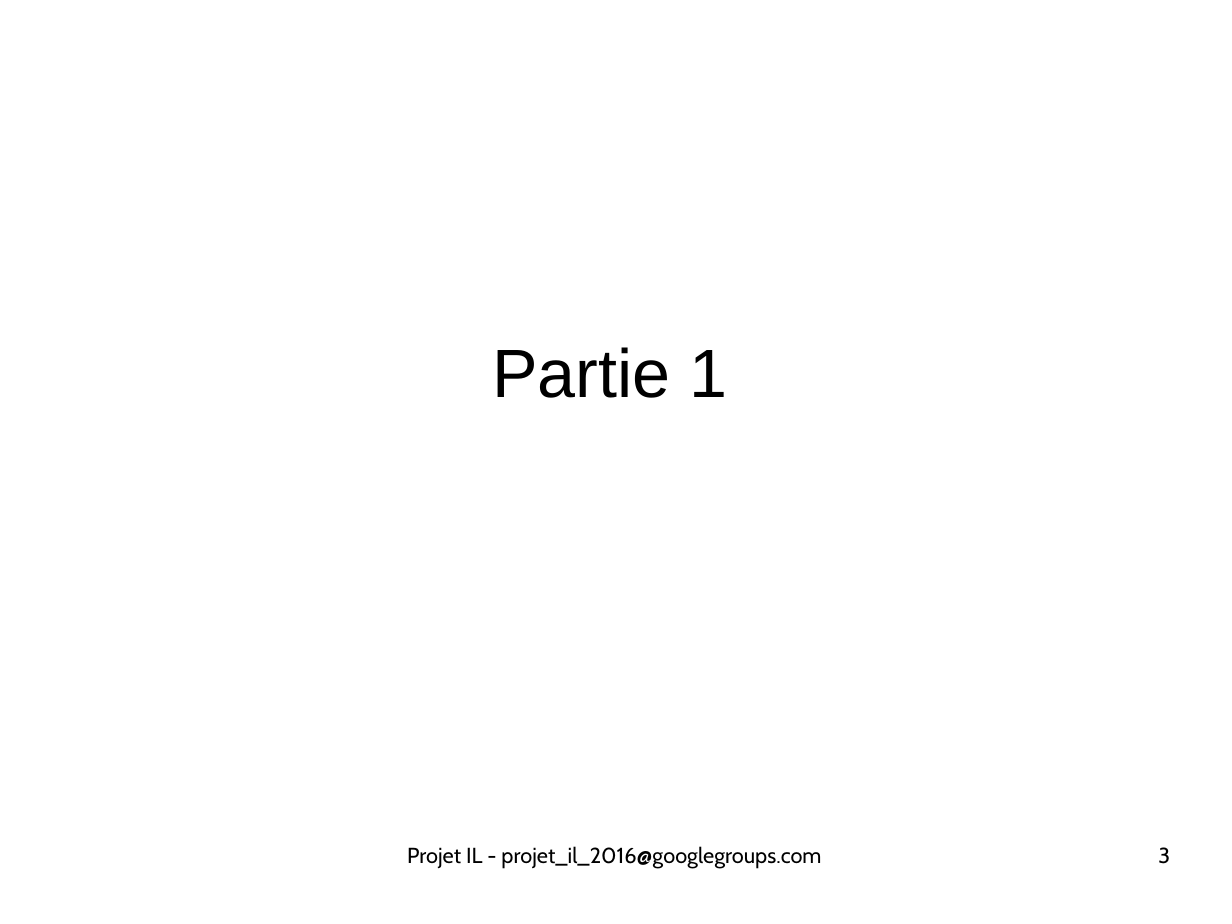
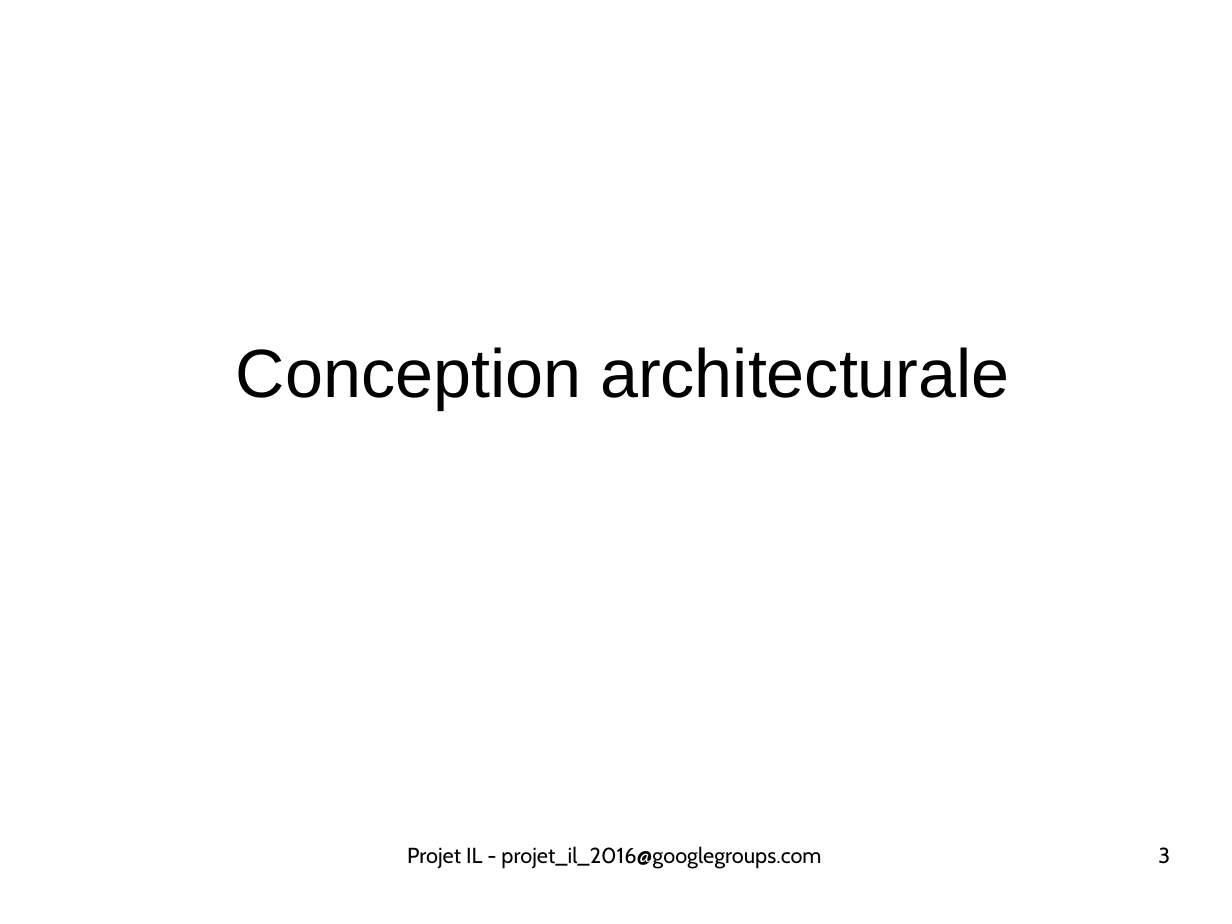
Before and after one commit to ScreachFr/ecours_DMCSBG, a slide deck: slide 3 of presentation_conception.odp. Drawn at 1232x924 pixels with LibreOffice and Linux fonts; fonts in the diff are those of the drawing. Boxes give left, top, right and bottom in pixels: in the first picture for what was removed or moved away, otherwise in the second. Text is boxed around its words. In the diff, an @@ line names an element or a change of style, - is before the commit and + after.

```diff
--- a/presentation_conception.odp
+++ b/presentation_conception.odp
@@ title at box(236, 347, 1010, 409): text changed @@
-Partie 1
+Conception architecturale
```
Also in this commit, not shown: 6 other slides changed, 7 slides added, 9 other files.
